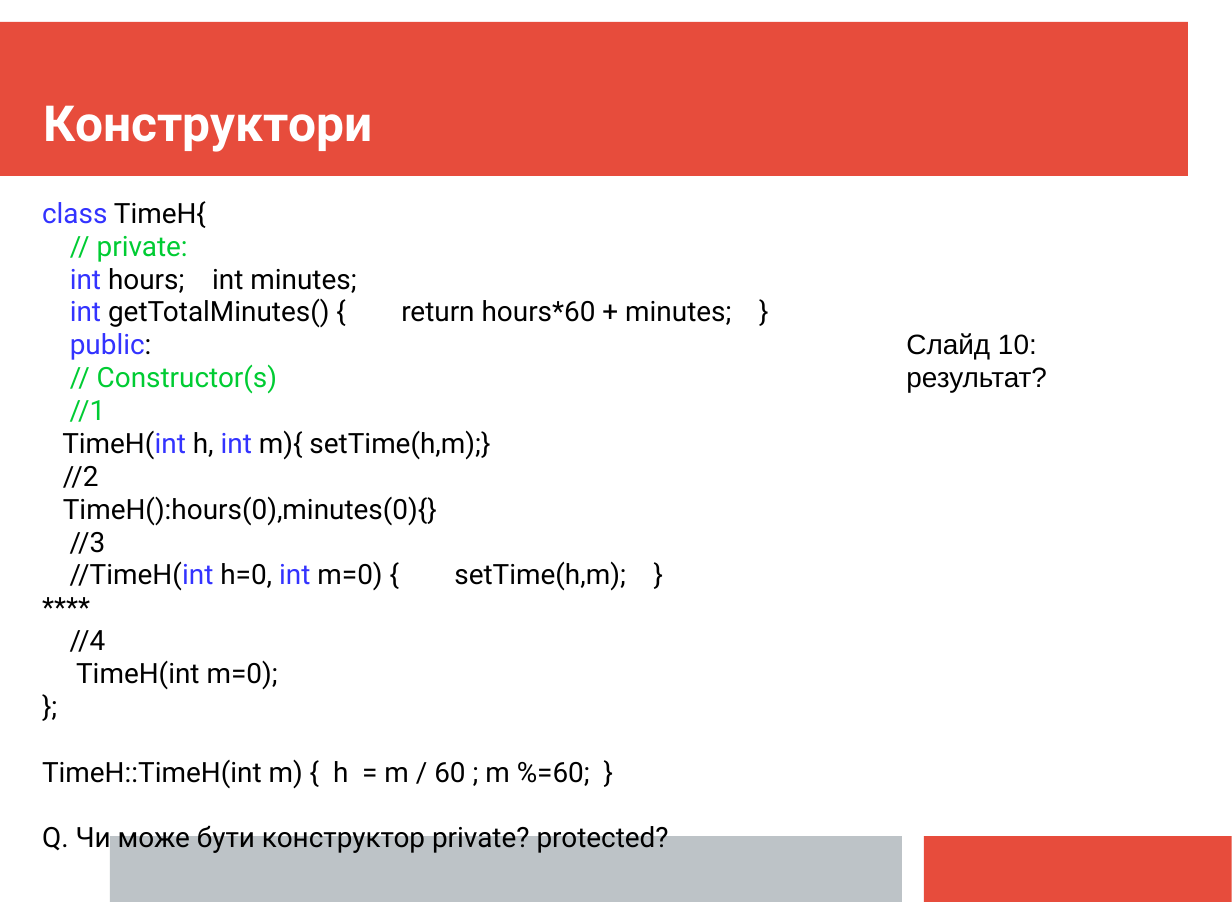
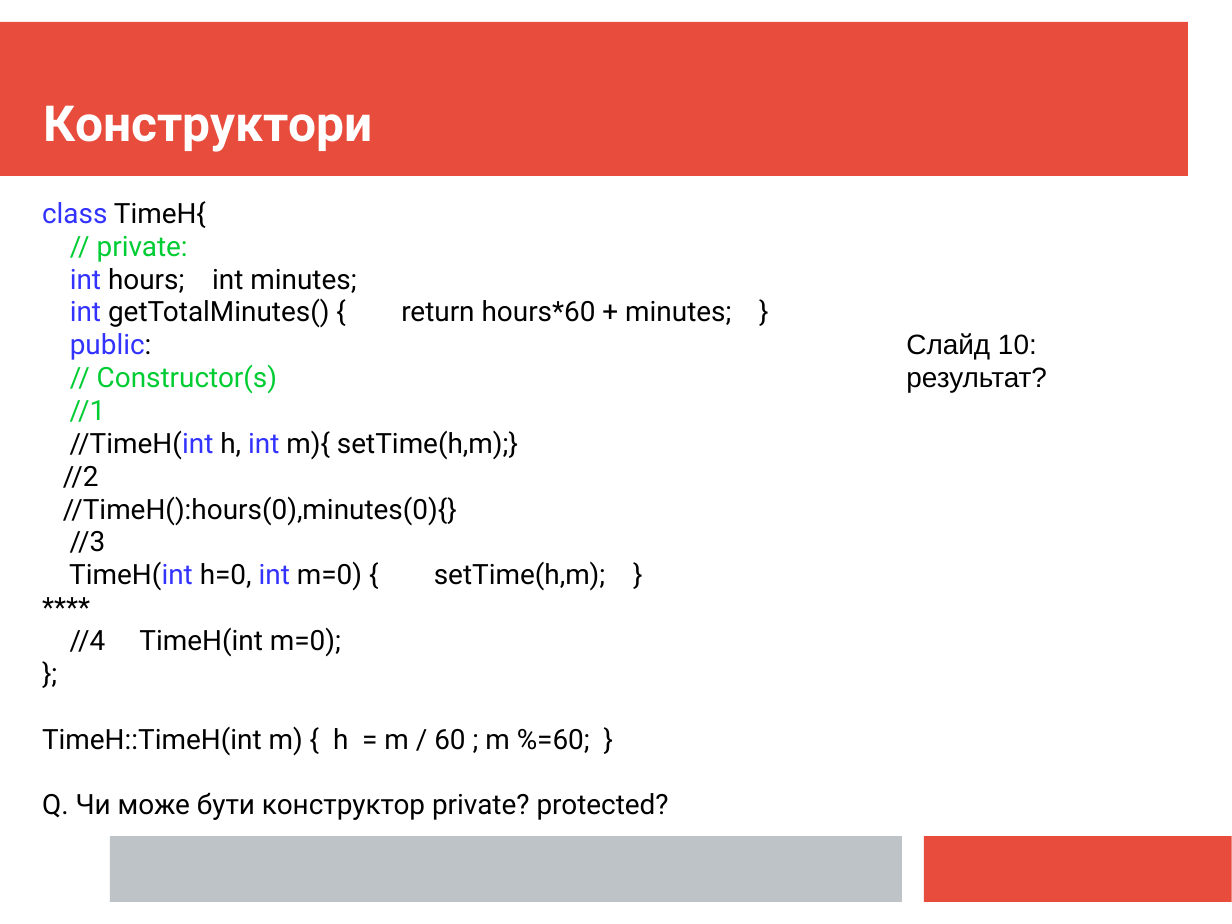
Before and after one commit to mecchmatProjects/CppCourse, a slide deck: slide 13 of Lect08/CppTutorUkr8.ppt. Drawn at 1232x924 pixels with LibreOffice and Linux fonts; fonts in the diff are those of the drawing. Boxes give left, top, right and bottom in pixels: in the first picture for what was removed or moved away, otherwise in the second. Text is boxed around its words. In the diff, an @@ line names an element or a change of style, - is before the commit and + after.

```diff
--- a/Lect08/CppTutorUkr8.ppt
+++ b/Lect08/CppTutorUkr8.ppt
@@ text at (70,430,518,459): text changed @@
-TimeH(int h, int m){ setTime(h,m);}
+//TimeH(int h, int m){ setTime(h,m);}
@@ text at (63,496,457,525): text changed @@
-TimeH():hours(0),minutes(0){}
+//TimeH():hours(0),minutes(0){}
@@ text at (69,561,606,590): text changed @@
-//TimeH(int h=0, int m=0) { setTime(h,m); }
+TimeH(int h=0, int m=0) { setTime(h,m); }
@@ text at (70,627,341,656): text changed @@
-//4
-TimeH(int m=0);
+//4 TimeH(int m=0);
```
Also in this commit, not shown: 16 other slides changed, 1 slide removed, 11 other files.
